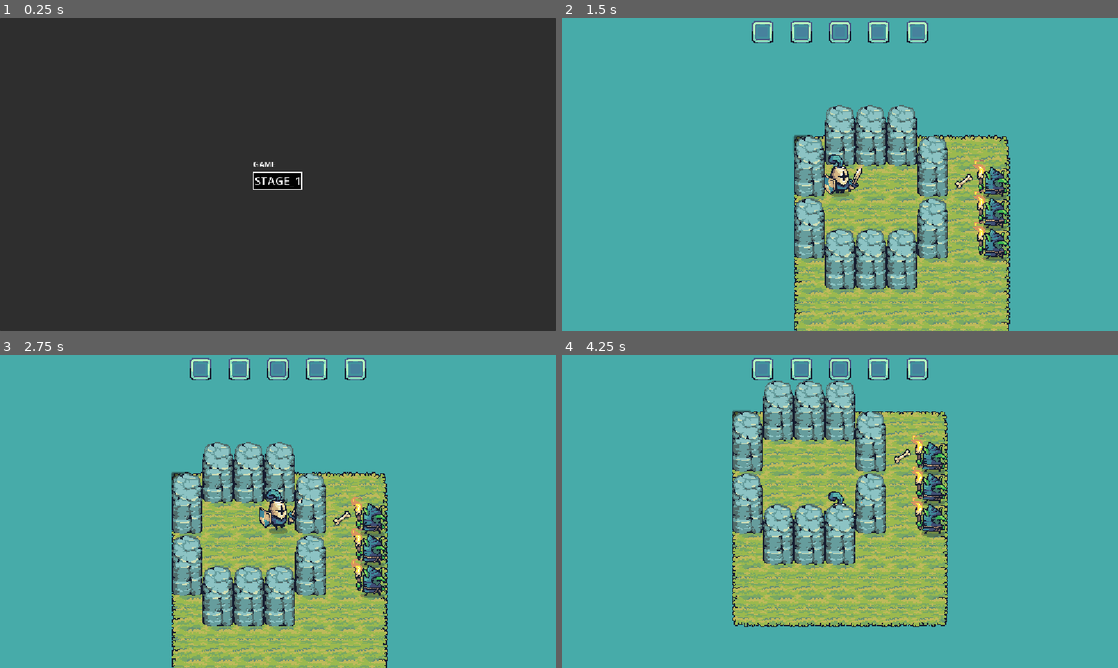
Above: before the commit, frames 1-4 (two rows, left to right).
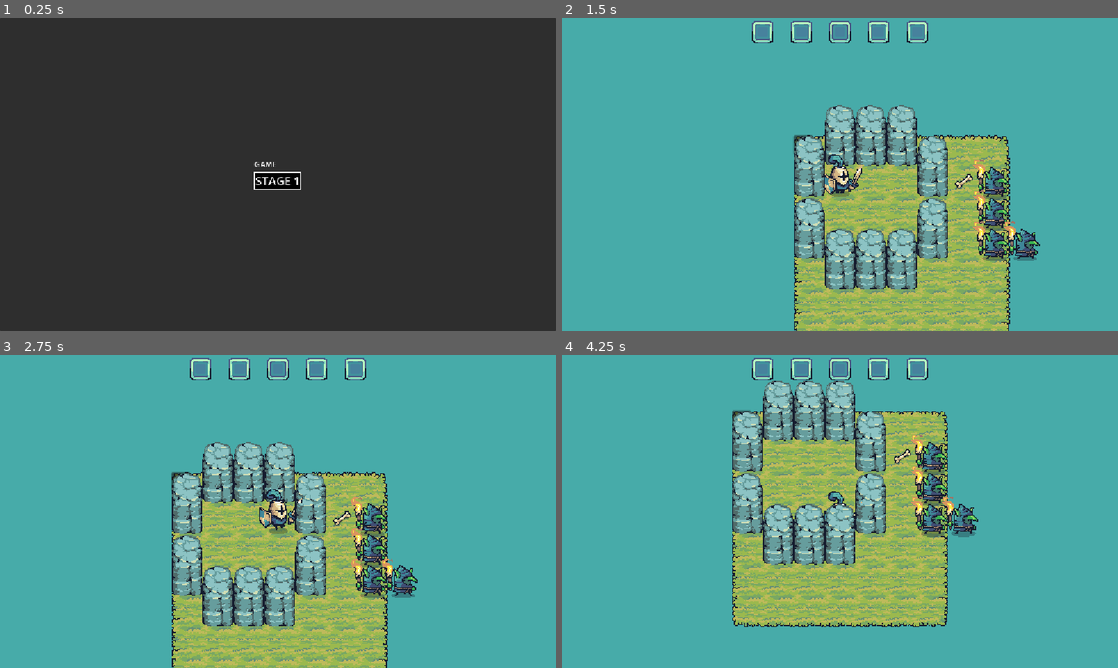
Above: after the commit, the same moments.

Repository: EvilSnowflake/Doctoral
Game: Godot game, scene res://scenes/main_menu.tscn
Two runs of this game, one before a commit and one after it. Both use one fixed random seed, a clock stepped at 60 frames per second and the inputs below.
Inputs (mouse positions are in pixels of both pictures, inside the frame that each line leads up to):
- Up to frame 1 (0.25 s): no input
- Up to frame 2 (1.5 s): click "STAGE_1" (after the commit: "STAGE 1") at 0.5 s; click "STAGE_1" (after the commit: "STAGE 1") at 1.25 s
- Up to frame 3 (2.75 s): move the mouse to (400, 495) at 2.02 s; hold D (Right) from 2.03 s (still down); hold J (test) from 2.03 s (still down); click (400, 495) at 2.17 s
- Up to frame 4 (4.25 s): move the mouse to (728, 527) at 2.77 s; release D (Right) at 2.78 s; release J (test) at 2.78 s; hold S (Down) 2.78-3.53 s; tap Space (Interact) at 2.85 s; tap J (test) at 3.05 s; move the mouse to (895, 442) at 3.52 s; hold D (Right) from 3.53 s (still down); hold J (test) from 3.53 s (still down)

The runs differ from the first frame. In frame 1, 0.2% of the frame differs, in the area x 45-55%, y 46-55%; in frame 2, 0.4%; in frame 3, 0.4%; in frame 4, 0.5%, in the area x 68-75%, y 45-59%.

Commit message:
Added more Move Info
Now if a character uses the Move behaviour we can add in the json file the exact location the character will go to in an array in the INFO_1 section. Also added a 4th npc to demonstrate.

Diff:
--- a/reality_matter/gamefile/game_file.json
+++ b/reality_matter/gamefile/game_file.json
@@ -313,7 +313,7 @@
       "NPC_NAME" : "Greg",
       "NPC_STATS" : { "MAX_HEALTH" : 20, "ATTACK_POWER" : 5, "DEFENSE" : 5, "SPEED" : 1},
       "NPC_COMBATABILITY" : false,
-      "NPC_QUEST": {},
+      "NPC_QUEST": {"TITLE" : "long quest", "COMPLETED_STEPS" : "Step 3", "IS_COMPLETE" : false},
       "NPC_SPRITE_PATH" : "res://assets/sprites/characters/Torch_Blue.png",
       "NPC_TWEENS" : {
 	   "TWEEN_NAMES" : ["IdleTween"],
@@ -328,6 +328,41 @@
         "BEHAVIOUR" : {
          "BEHAVIOUR_NAME" : "BATTLE",
          "BEHAVIOUR_INFO" : {}
+        }
+       }
+      }
+     },
+     "CHARACTER_SPAWN_4": {
+      "NPC_SCENE" : "res://scenes/npc.tscn",
+      "NPC_POSITION" : [480.0,224.0],
+      "NPC_ITEM_ID" : "1",
+      "NPC_DIALOGUE" : {
+       "Dialogue_1": {
+        "STARTING_CONVERSATION" : "Hey did you fight the guy in front?#1",
+        "Hey did you fight the guy in front?#1": "Rude!#2",
+        "Rude!#2": "ENDING_CONVERSATION"
+       }
+	  },
+      "NPC_NAME" : "Brian",
+      "NPC_STATS" : { "MAX_HEALTH" : 20, "ATTACK_POWER" : 5, "DEFENSE" : 5, "SPEED" : 1},
+      "NPC_COMBATABILITY" : false,
+      "NPC_QUEST": {"TITLE" : "long quest", "COMPLETED_STEPS" : "Step 4", "IS_COMPLETE" : false},
+      "NPC_SPRITE_PATH" : "res://assets/sprites/characters/Torch_Blue.png",
+      "NPC_TWEENS" : {
+	   "TWEEN_NAMES" : ["IdleTween"],
+	   "TWEEN_COMPS" : ["Sprite2D"],
+	   "TWEEN_PROPS" : ["frame"],
+	   "TWEEN_CHANGES" : [[0,6]],
+	   "TWEEN_DURATIONS" : [0.7]
+      },
+	  "QUEST_CHECK" : {
+       "QUEST_CHECK_1" : {
+        "STEP_NAME" : "Step 3",
+        "BEHAVIOUR" : {
+         "BEHAVIOUR_NAME" : "MOVE",
+         "BEHAVIOUR_INFO" : {
+          "INFO_1" : [544.0,224.0]
+         }
         }
        }
       }
--- a/reality_matter/scripts/main_menu.gd
+++ b/reality_matter/scripts/main_menu.gd
@@ -193,7 +193,7 @@
 		print_debug("File does not have any data for the theme")
 		return
 	var theme_dictionary: Dictionary = gamedata["THEME_DICTIONARY"]
-	print_debug(theme_dictionary)
+	print_debug(theme_dictionary.keys())
 	_theme_dictionary = theme_dictionary
 	#Then we read the theme dictionary in order to set up the modifications specified inside
 	for key in theme_dictionary.keys():
@@ -220,7 +220,7 @@
 		print_debug("New stage creation")
 		stage_info_array.append(stage_data[stg])
 		var stg_button: Button = OPTION_BUTTON.instantiate()
-		stg_button.text = stg
+		stg_button.text = stg.replace("_"," ")
 		stg_button.pressed.connect(_start_stage.bind(stg))
 		stage_button_h_box_container.add_child(stg_button)
 		if !stage_data[stg].has("ITEM_CREATION_DICTIONARY"):
--- a/reality_matter/scripts/npc.gd
+++ b/reality_matter/scripts/npc.gd
@@ -432,7 +432,7 @@
 		"BATTLE":
 			_battle_behaviour()
 		"MOVE":
-			_move_behaviour()
+			_move_behaviour(_what_quest_does["BEHAVIOUR_INFO"]["INFO_1"])
 
 ## This function is used to increment the player_run variable when the user
 ## runs from an encounter with this npc
@@ -501,10 +501,10 @@
 	adjust_player_movement.emit(true)
 	queue_free()
 
-func _move_behaviour() -> void:
+func _move_behaviour(_move_location: Array) -> void:
 	#This is one of the behaviours for the quest check
-	#WE SHOULD CHANGE THE MOVI TO TAKE INPUT FROM THE QUEST CHECK DICTIONARY AS INPUT
-	var movi: Vector2i = Vector2i(64*5,64*5)
+	if _move_location.size() < 2: print_debug("Format incorrect"); return
+	var movi: Vector2i = Vector2i(int(_move_location[0]),int(_move_location[1]))
 	_take_moving_command(movi)
 	print_debug("Called move behaviour")
 
